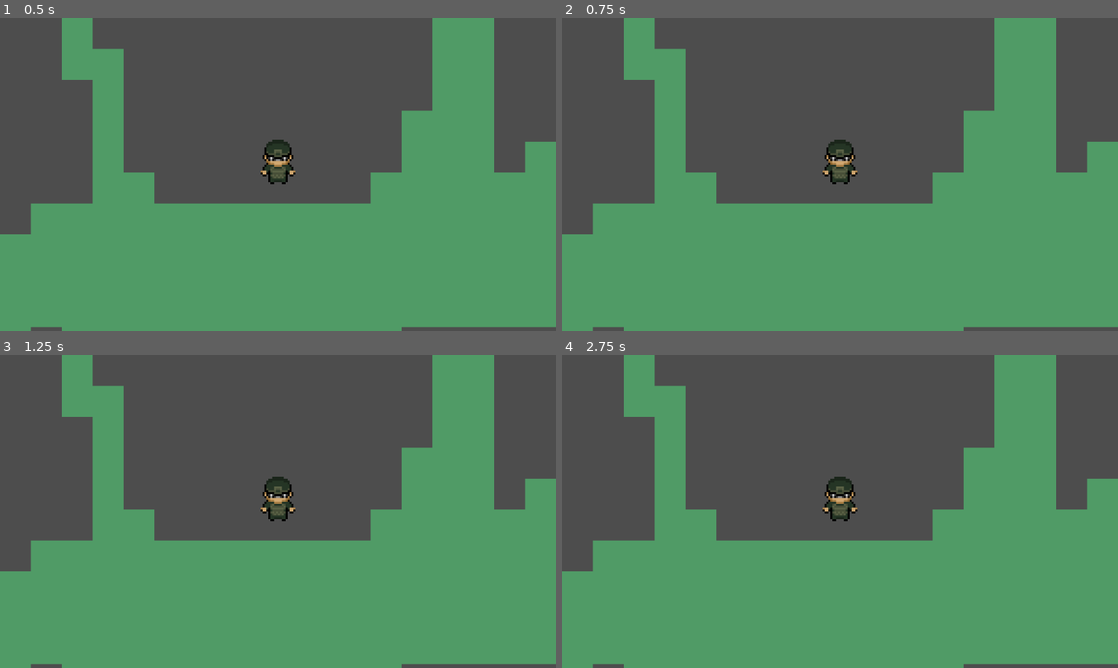
Above: before the commit, frames 1-4 (two rows, left to right).
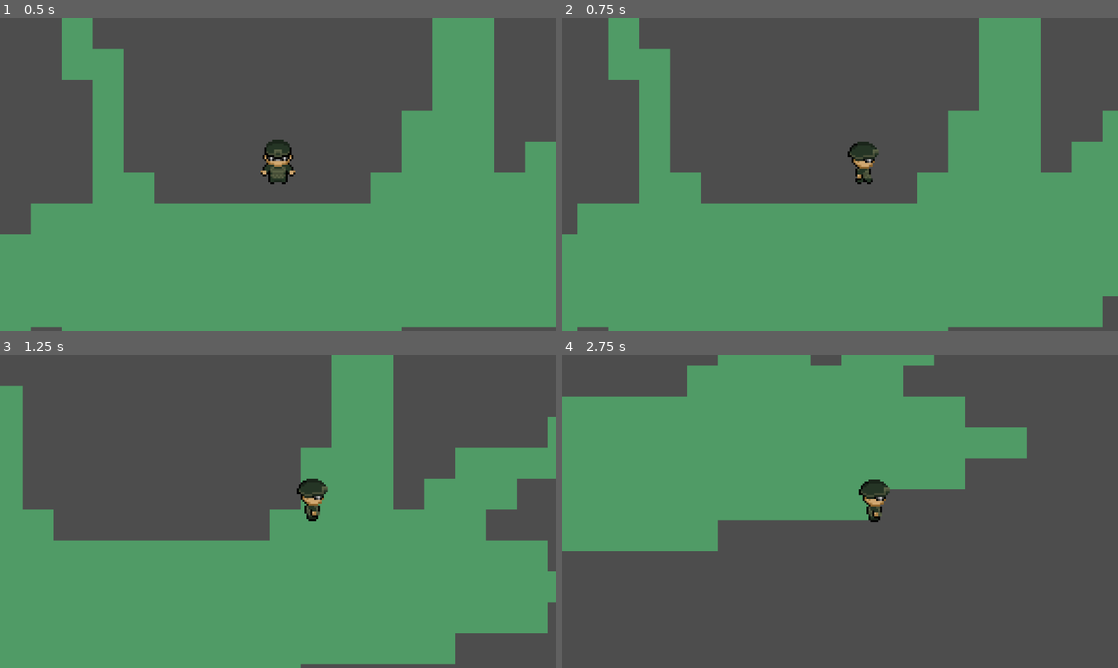
Above: after the commit, the same moments.

Repository: Kozlows/HP-Godot
Game: Godot game, scene res://scenes/game.tscn
Same seed, same stepped clock (60 frames per second), same inputs: the game is played once before the commit and once after it.
Inputs:
- Up to frame 1 (0.5 s): no input
- Up to frame 2 (0.75 s): tap Enter at 0.5 s; hold Right (ui_right) from 0.53 s (still down)
- Up to frame 3 (1.25 s): keep holding Right (ui_right)
- Up to frame 4 (2.75 s): release Right (ui_right) at 1.28 s; hold Down (ui_down) 1.28-2.03 s; hold Right (ui_right) from 2.03 s (still down)

Frame 1 is identical in both runs. In frame 2, 8.4% of the frame differs, in the area x 2-100%, y 0-100%; in frame 3, 27%; in frame 4, 81%, in the area x 0-100%, y 0-100%.

Commit message:
Fixed a small bug with player movement

Diff:
--- a/scenes/settings_tab_container.tscn
+++ b/scenes/settings_tab_container.tscn
@@ -1,6 +1,6 @@
 [gd_scene load_steps=2 format=3 uid="uid://dsvrus8y0ki1c"]
 
-[ext_resource type="Script" path="res://scenes/settings_tabcontainer.gd" id="1_wplhh"]
+[ext_resource type="Script" path="res://scripts/settings_tabcontainer.gd" id="1_wplhh"]
 
 [node name="Settings Tab Container" type="Control"]
 layout_mode = 3
--- a/scenes/settings_tabcontainer.gd
+++ /dev/null
@@ -1,23 +0,0 @@
-extends Control
-
-@onready var tab_container: TabContainer = $TabContainer
-
-var currTab : int = -1
-
-# Called when the node enters the scene tree for the first time.
-func _ready() -> void:
-	pass # Replace with function body.
-
-
-# Called every frame. 'delta' is the elapsed time since the previous frame.
-func _process(delta: float) -> void:
-
-
-	if currTab == 0 and Input.is_action_just_pressed("ui_left"):
-		print("left end")
-	if currTab == 3 and Input.is_action_just_pressed("ui_right"):
-		print("right end")
-
-
-func _on_tab_container_tab_selected(tab: int) -> void:
-	currTab = tab
--- a/scripts/Donalplayer.gd
+++ b/scripts/Donalplayer.gd
@@ -7,8 +7,8 @@
 func _physics_process(delta: float) -> void:
 
 	# Get the input directions for vertical and horizontal movement: -1, 0 or 1
-	var vert_direction := Input.get_axis("move_up", "move_down")
-	var horz_direction := Input.get_axis("move_left", "move_right")
+	var vert_direction := Input.get_axis("ui_up", "ui_down")
+	var horz_direction := Input.get_axis("ui_left", "ui_right")
 
 	# Flip the sprite
 	if horz_direction > 0:
